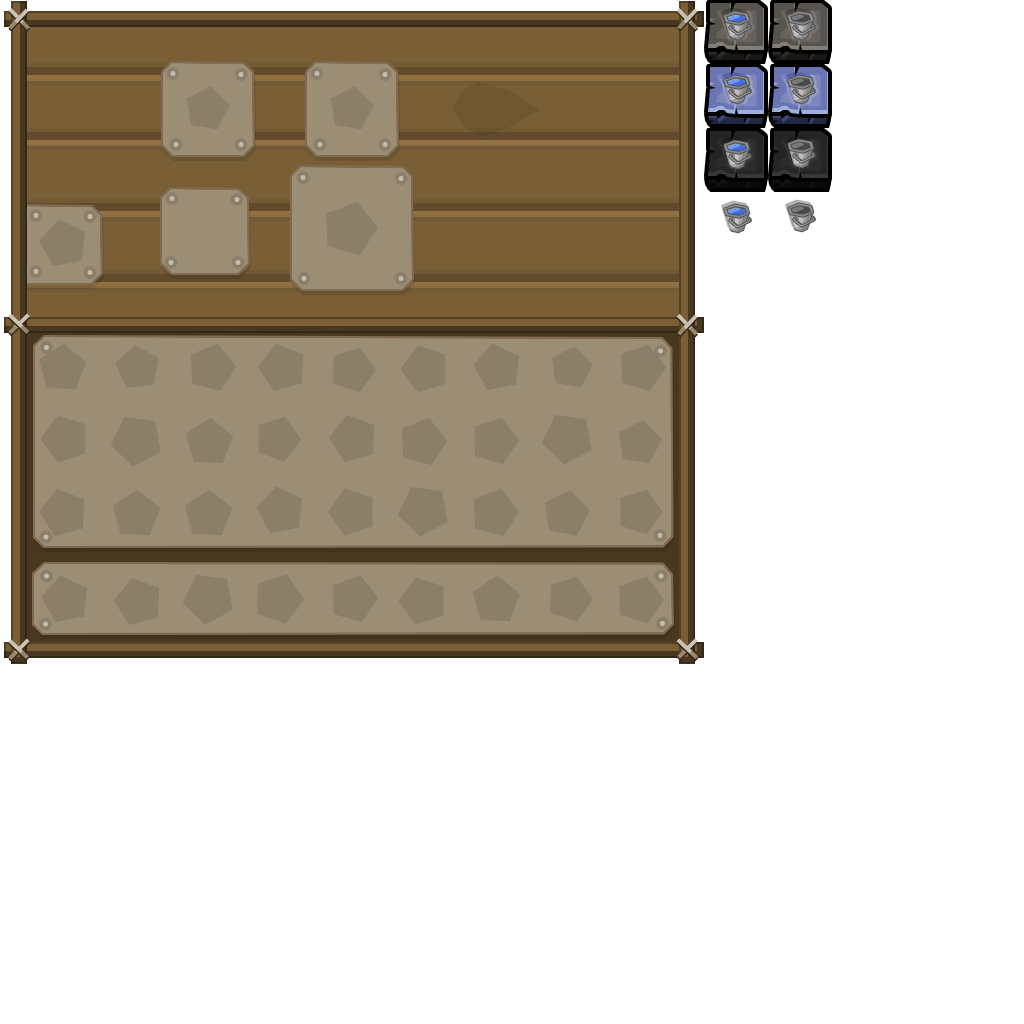
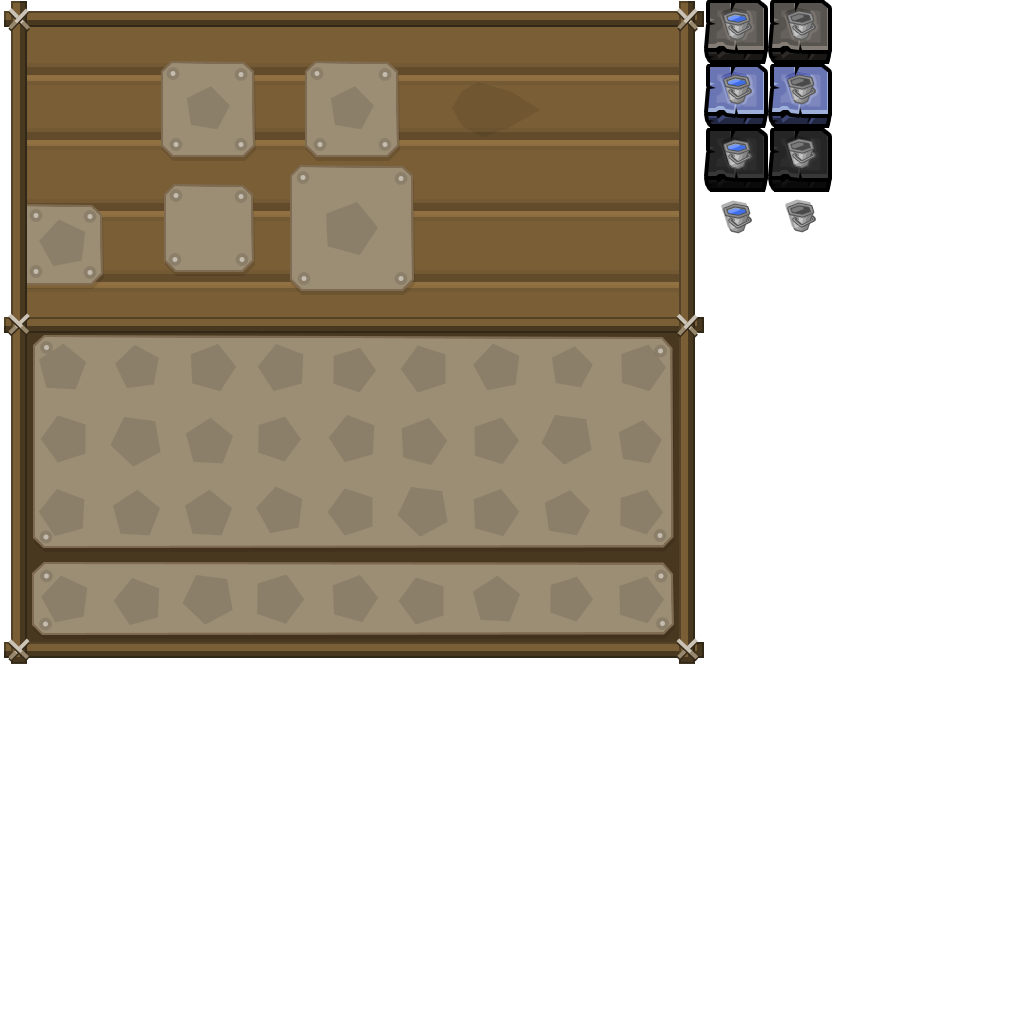
Before/after of a (1024, 1024) layered artwork. What changed in the layer stack:
painted on "elipsis" over [168, 193, 245, 265]
painted on "Forme 19" over [160, 184, 254, 275]
